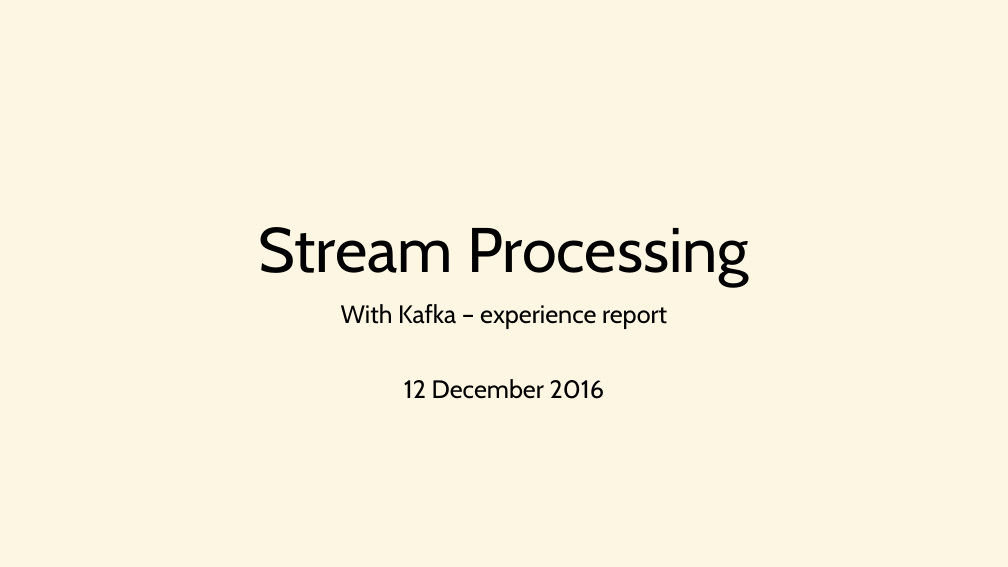
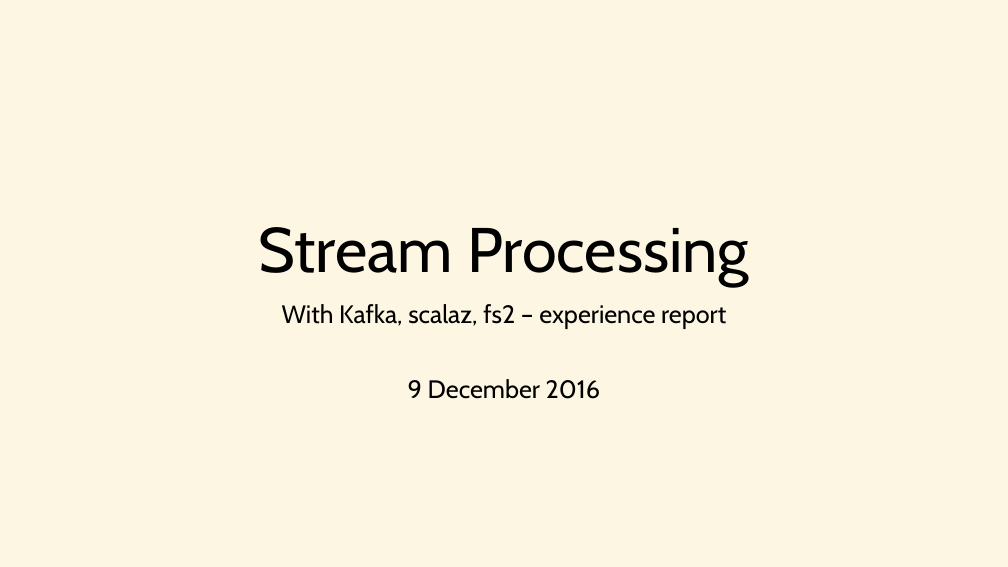
Before and after one commit to j-mueller/talks, a slide deck: slide 1 of 2016-12-scala-exchange/stream-processing.pptx. Drawn at 1008x567 pixels with LibreOffice and Linux fonts; fonts in the diff are those of the drawing. Boxes give left, top, right and bottom in pixels: in the first picture for what was removed or moved away, otherwise in the second. Text is boxed around its words. In the diff, an @@ line names an element or a change of style, - is before the commit and + after.

Commit message:
Add slides for scala exchange

```diff
--- a/2016-12-scala-exchange/stream-processing.pptx
+++ b/2016-12-scala-exchange/stream-processing.pptx
@@ subtitle at (x1=282, y1=304, x2=726, y2=399): text changed @@
-With Kafka – experience report
-12 December 2016
+With Kafka, scalaz, fs2 – experience report
+9 December 2016
```
Also in this commit, not shown: 2 other slides changed, 18 slides added, 1 slide removed, 2 other files.
